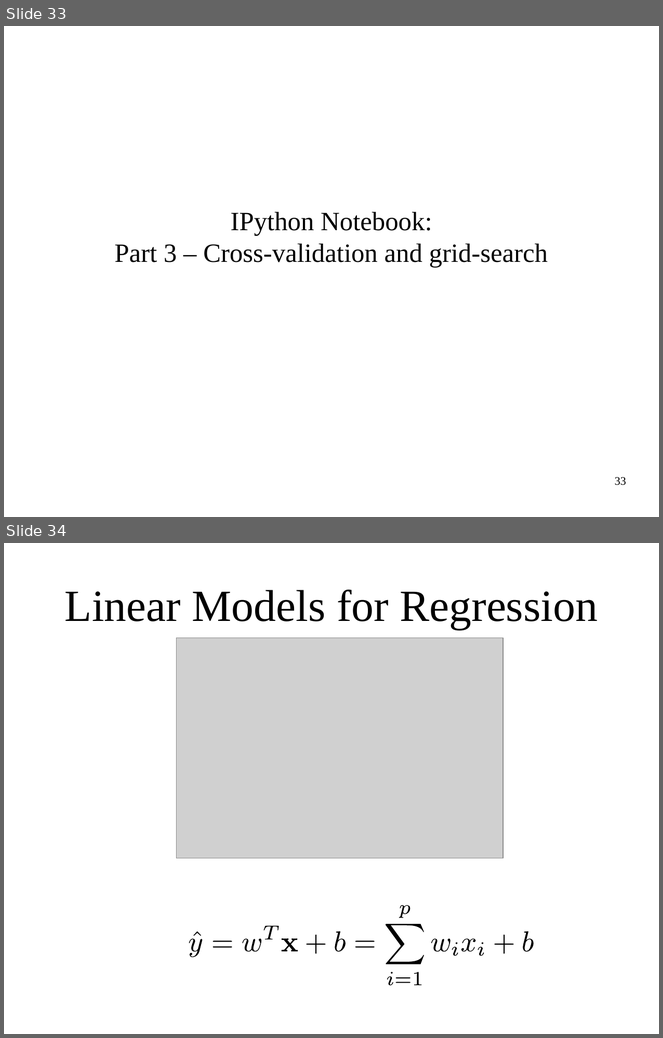
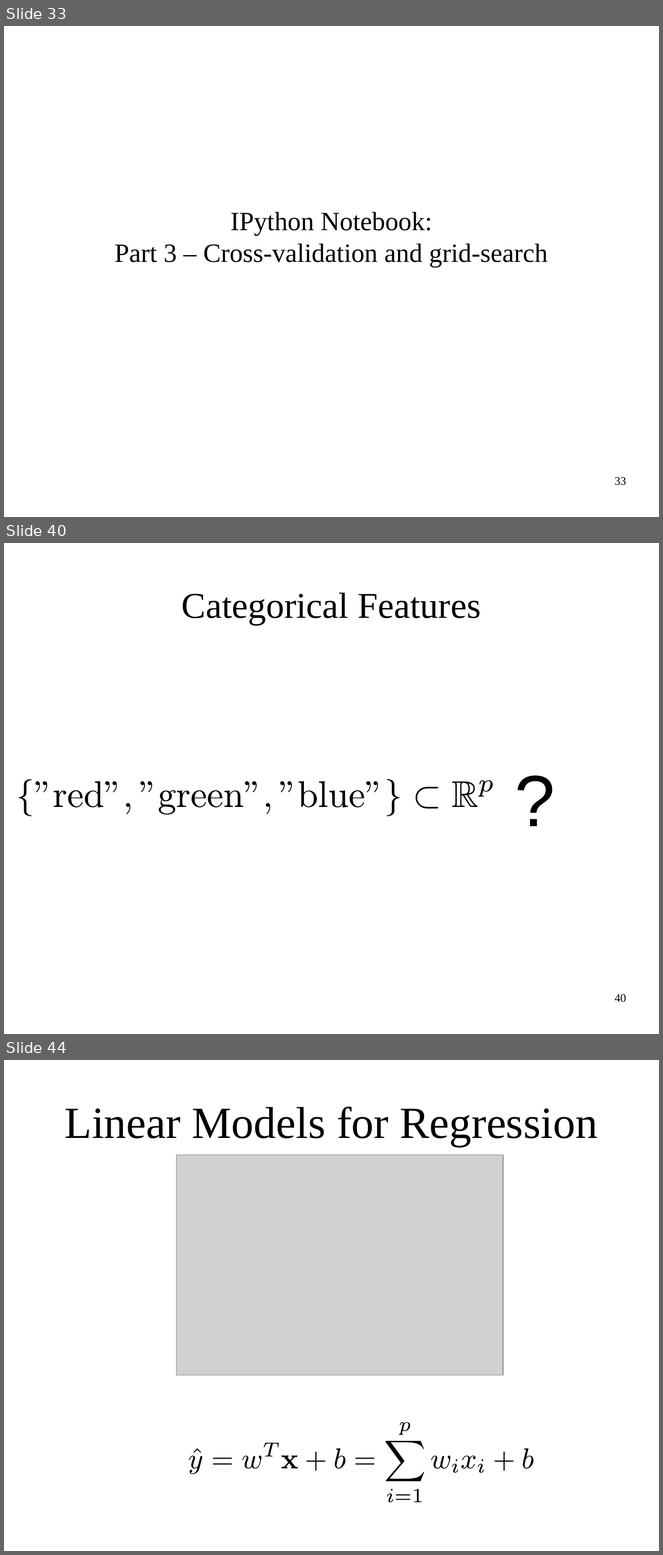
Before and after one commit to stupidscammer/ml-workshop-2-of-4, a slide deck: intro-to-machine-learning-odsc-masterclass-2017.odp. Shown one above the other, each under a label of ours: slides 33 and 34 before the commit, slides 33, 40 and 44 after it; the slides between them are not shown. The pictures are 663x1038 and 663x1555 pixels, drawn with LibreOffice and Linux fonts; fonts in the diff are those of the drawing; grey boxes stand for pictures. Boxes give left, top, right and bottom in pixels: in the first picture for what was removed or moved away, otherwise in the second. Text is boxed around its words. In the diff, an @@ line names an element or a change of style, - is before the commit and + after.

```diff
--- a/intro-to-machine-learning-odsc-masterclass-2017.odp
+++ b/intro-to-machine-learning-odsc-masterclass-2017.odp
@@ slide 40 added at <box>4,543,659,1034</box>, background #FFFFFF @@
@@ title added at <box>182,592,481,625</box>, 44 pt, text #000000 @@
+Categorical Features
@@ text added at <box>509,751,598,838</box>, 88 pt, text #000000 @@
+?
@@ group added at <box>19,780,493,817</box>: 25 freeform shapes @@
@@ page number added at <box>615,994,626,1003</box>, 14 pt, text #000000 @@
+40
@@ what was slide 34 is now slide 44 @@
```
Also in this commit, not shown: 1 slide changed, 18 other slides added, 1 slide removed, 4 other files.
